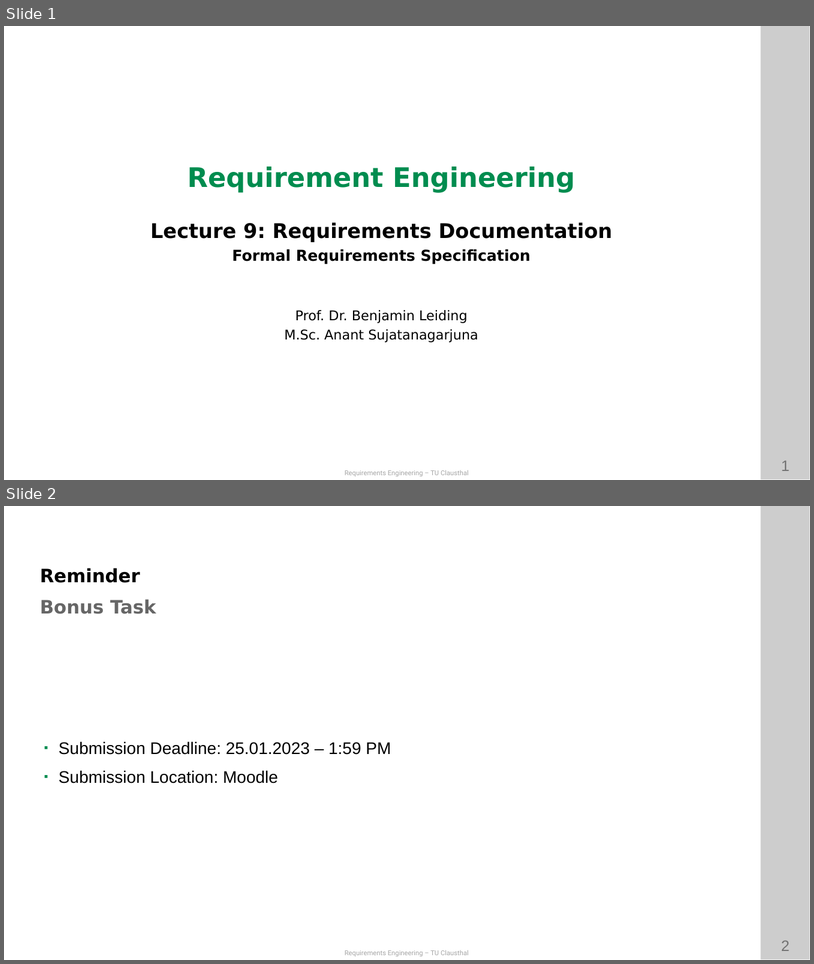
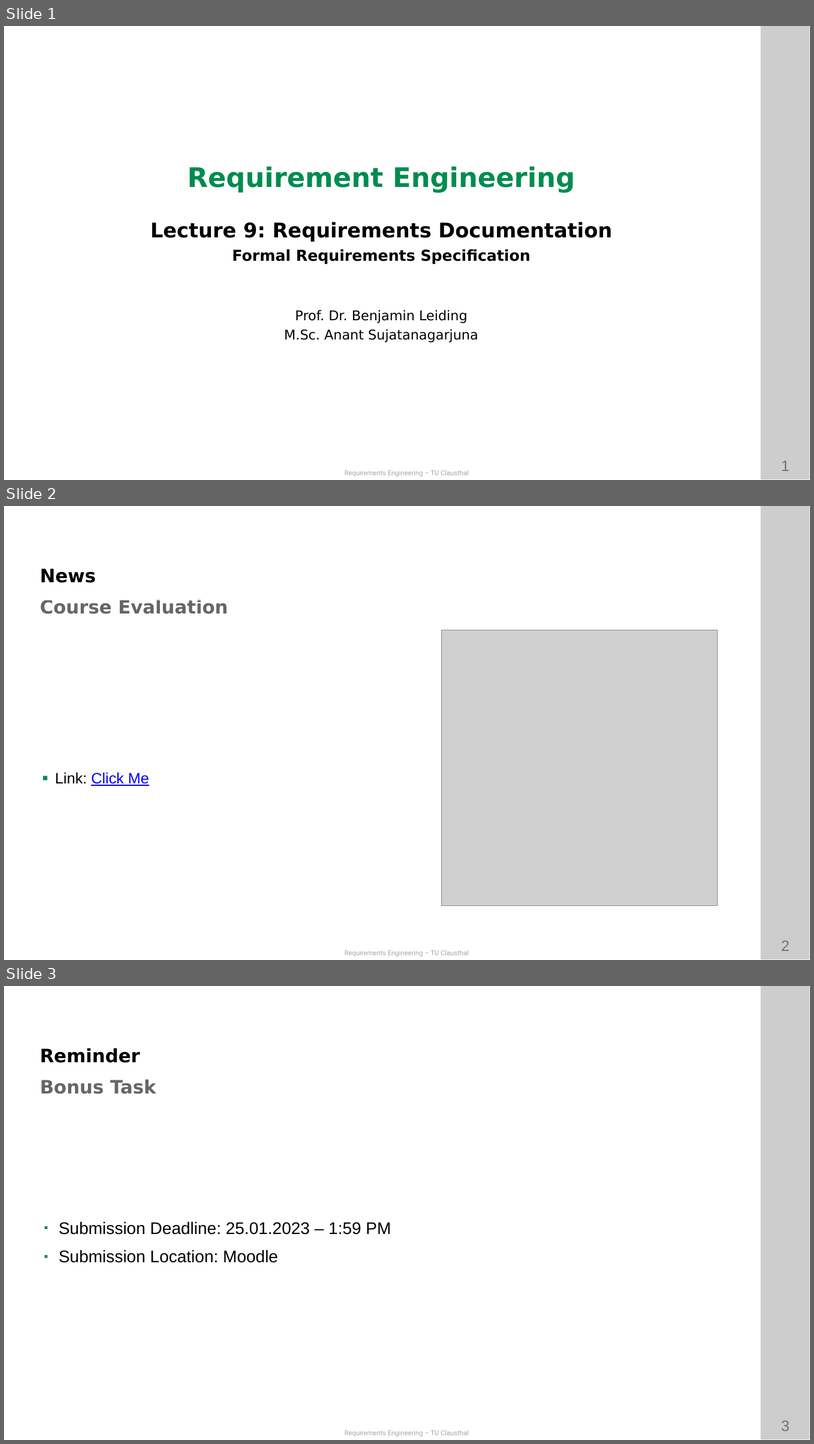
Before and after one commit to ETCE-LAB/teaching-material, a slide deck: Requirements-Engineering/RE-L09-Documentation--Formal.pptx. Shown one above the other, each under a label of ours: slides 1 and 2 before the commit, slides 1, 2 and 3 after it. The pictures are 814x964 and 814x1444 pixels, drawn with LibreOffice and Linux fonts; fonts in the diff are those of the drawing; grey boxes stand for pictures; background and template pictures are left out. Boxes give left, top, right and bottom in pixels: in the first picture for what was removed or moved away, otherwise in the second. Text is boxed around its words. In the diff, an @@ line names an element or a change of style, - is before the commit and + after.

Commit message:
+ added RE course eval info

```diff
--- a/Requirements-Engineering/RE-L09-Documentation--Formal.pptx
+++ b/Requirements-Engineering/RE-L09-Documentation--Formal.pptx
@@ slide 2 added at (4, 506, 810, 960), background #FFFFFF; not listed: 4 template elements that a slide beside it also shows @@
@@ text added at (40, 568, 96, 583), 22 pt, text #000000, bold @@
+News
@@ rectangle added at (26, 590, 396, 924), outline #FFFFFF 0 pt @@
@@ rectangle added at (36, 600, 406, 933), outline #FFFFFF 0 pt, 18 pt, text #0000FF, underline @@
+▪ Link: Click Me
@@ text added at (40, 599, 228, 614), 22 pt, text #666666, bold @@
+Course Evaluation
@@ picture added at (442, 630, 718, 905) @@
@@ what was slide 2 is now slide 3 @@
@@ page number at (782, 1420, 790, 1431): text changed @@
-2
+3
```
Also in this commit, not shown: 2 slides changed, 4 other files.
